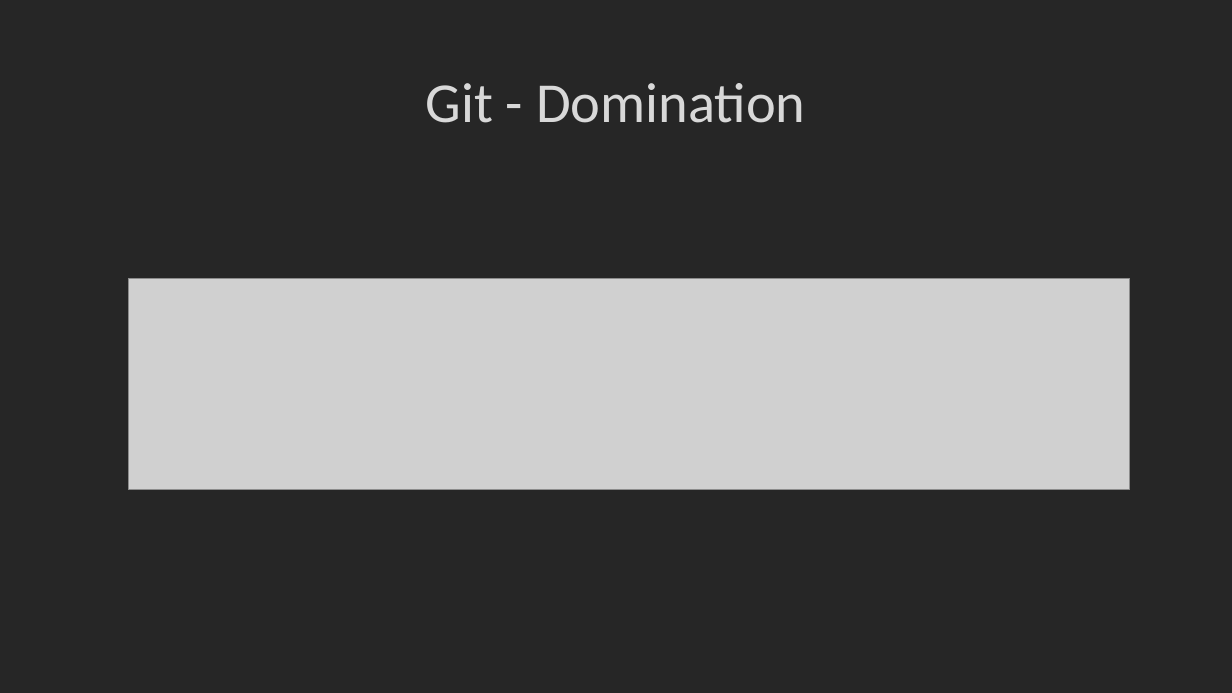
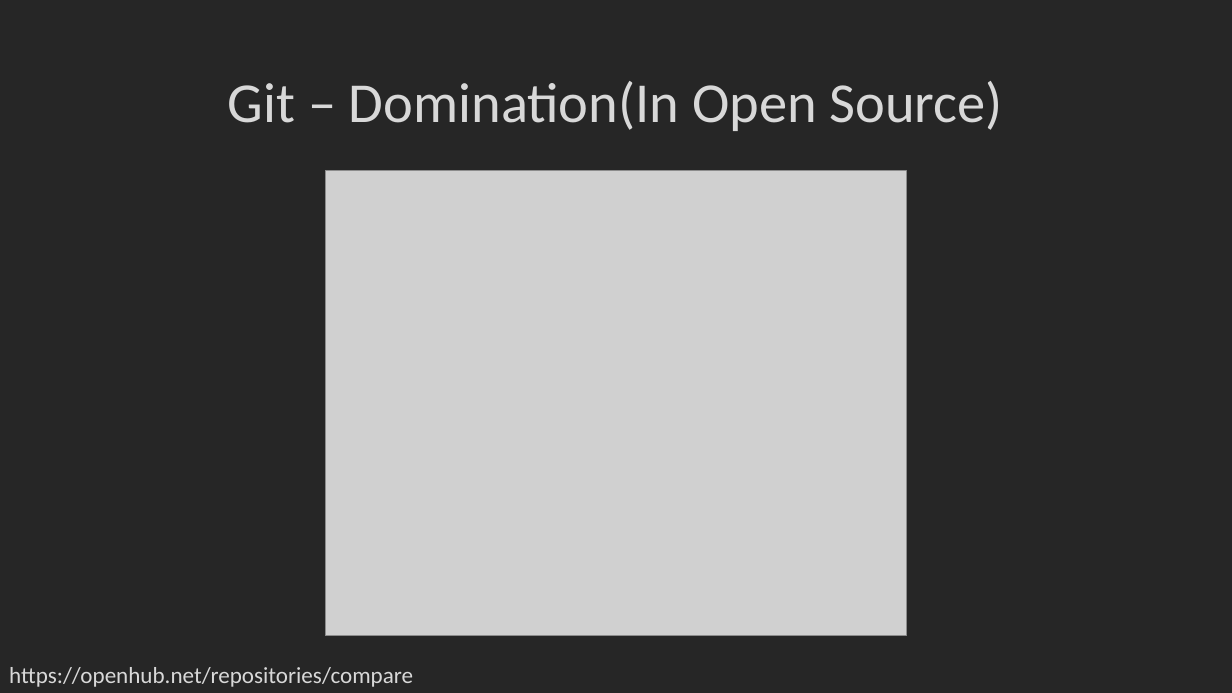
Before and after one commit to Xoechz/SEbaBB2, a slide deck: slide 5 of EN/GIT.pptx. Drawn at 1232x693 pixels with LibreOffice and Linux fonts; fonts in the diff are those of the drawing; grey boxes stand for pictures; background and template pictures are left out. Boxes give left, top, right and bottom in pixels: in the first picture for what was removed or moved away, otherwise in the second. Text is boxed around its words. In the diff, an @@ line names an element or a change of style, - is before the commit and + after.

```diff
--- a/EN/GIT.pptx
+++ b/EN/GIT.pptx
@@ title at [228,81,1003,131]: text changed @@
-Git - Domination
+Git – Domination(In Open Source)
@@ picture added at [325,171,907,636] @@
@@ picture removed at [128,278,1130,490] @@
@@ text added at [9,667,413,687], 18 pt, text #D8D8D8 @@
+https://openhub.net/repositories/compare
```
Also in this commit, not shown: 2 other slides changed.
